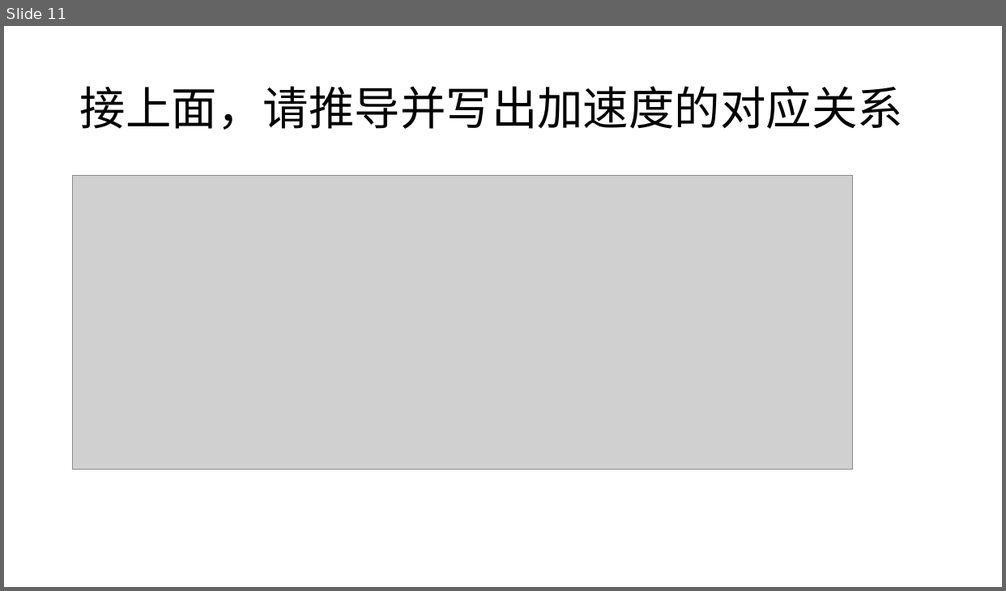
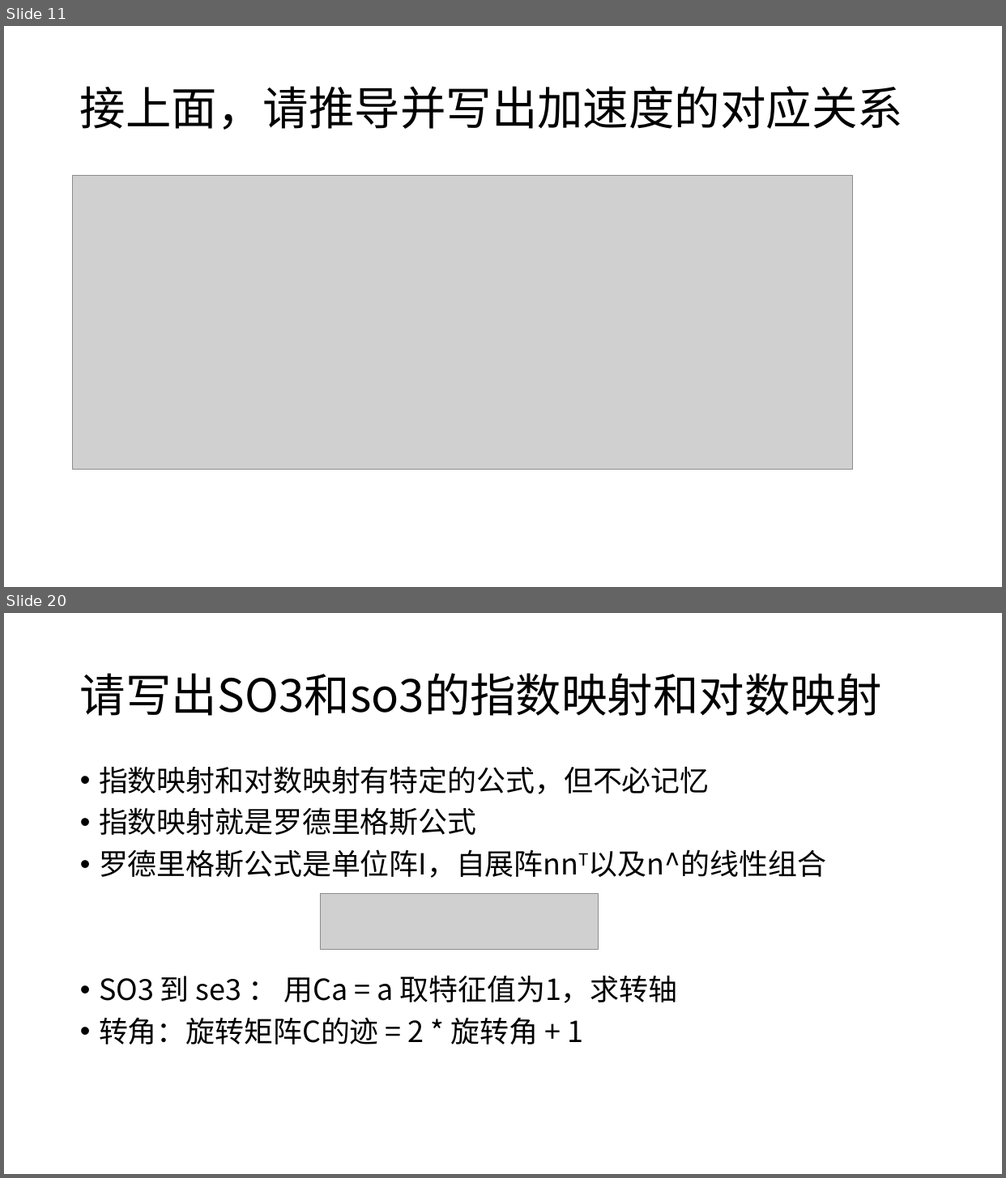
Before and after one commit to CR7dongfeng/State-Estimation, a slide deck: 3D知识清单.pptx. Shown one above the other, each under a label of ours: slide 11 before the commit, slides 11 and 20 after it; the slides between them are not shown. The pictures are 1006x591 and 1006x1178 pixels, drawn with LibreOffice and Linux fonts; fonts in the diff are those of the drawing; grey boxes stand for pictures. Boxes give left, top, right and bottom in pixels: in the first picture for what was removed or moved away, otherwise in the second. Text is boxed around its words. In the diff, an @@ line names an element or a change of style, - is before the commit and + after.

```diff
--- a/3D知识清单.pptx
+++ b/3D知识清单.pptx
@@ slide 20 added at [4,613,1002,1174], background #FFFFFF @@
@@ title added at [80,673,882,716], 44 pt, text #000000 @@
+请写出SO3和so3的指数映射和对数映射
@@ text added at [99,766,826,1045], 28 pt, text #000000 @@
+• 指数映射和对数映射有特定的公式，但不必记忆
+• 指数映射就是罗德里格斯公式
+• 罗德里格斯公式是单位阵I，自展阵nnT以及n^的线性组合
+• SO3 到 se3 ： 用Ca = a 取特征值为1，求转轴
+• 转角：旋转矩阵C的迹 = 2 * 旋转角 + 1
@@ picture added at [321,894,599,950] @@
```
Also in this commit, not shown: 2 slides changed, 16 other slides added.
